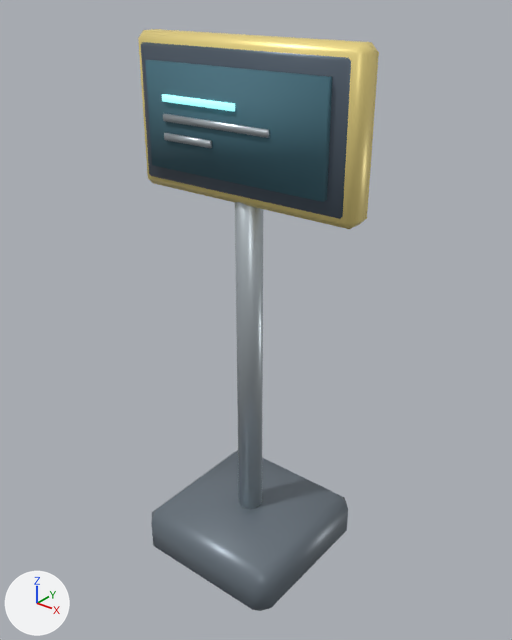
An edit to the glTF model assets/props/safety_sign_standard.glb, drawn before and after from the same camera.
Both versions are drawn from a 50 mm camera at (1.359, -1.664, 2.011) aimed at (0.007, 0.026, 0.963). The lights are fixed; the arrows at lower left show +X, +Y and +Z. The older version comes first. Where no turn or scale is listed for an object, it has been applied to the vertices.

The first picture shows 'Base_dark', 'Body_black', 'Pole_steel', 'ScreenGraphics_glow', 'ScreenGraphics_steel', 'SignScreen_screen', 'Sign_yellow'.
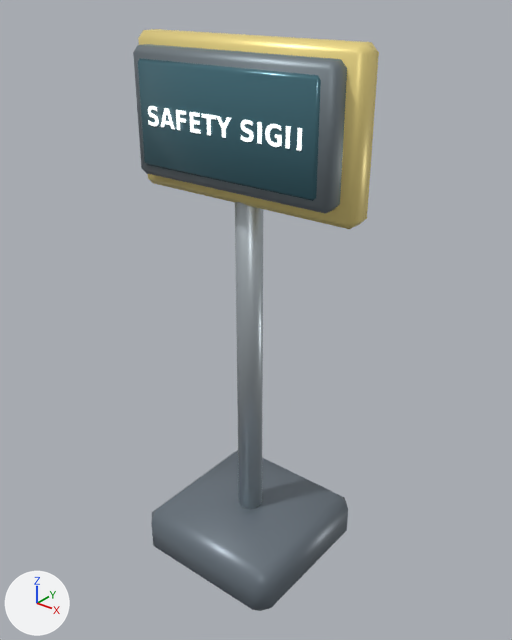
The change in detail:
Material 'white' (mat_white) is new.
Its base color is (0.906, 0.941, 0.929) (white #f4f8f7).
Its roughness is 0.38.
Its emission color is (0.679, 0.706, 0.697) (light grey #d7dbd9).
Its emission strength is 1.0.
Material 'glass' (mat_glass) is new.
Its base color is (0.0627, 0.173, 0.216) (cyan #477380).
Its metallic is 0.28.
Its roughness is 0.2.
Material 'frame' (mat_frame) is new.
Its base color is (0.224, 0.267, 0.294) (grey #828d94).
Its metallic is 0.65.
Its roughness is 0.49.
Mesh me_typelabel_white is new.
It has 207 vertices, 188 faces and spans x -0.287..0.287, y -0.134, z 1.598..1.658.
It uses material mat_white (white #f4f8f7, glowing light grey #d7dbd9).
Mesh me_signplate_glass is new.
It has 24 vertices, 44 faces and spans x -0.33..0.33, y -0.13..-0.086, z 1.468..1.788.
It uses material mat_glass (cyan #477380).
Mesh me_screenmount_frame is new.
It has 24 vertices, 44 faces and spans x -0.368..0.368, y -0.12..0.02, z 1.433..1.823.
It uses material mat_frame (grey #828d94).
Object 'Body_black' (ob_body_black) is deleted.
Object 'SignScreen_screen' (ob_signscreen_screen) is deleted.
Object 'ScreenGraphics_glow' (ob_screengraphics_glow) is deleted.
Object 'ScreenGraphics_steel' (ob_screengraphics_steel) is deleted.
Object 'TypeLabel_white' (ob_typelabel_white) is new; it shows me_typelabel_white.
Its location is (0.0, 0.0, 0.0).
Object 'SignPlate_glass' (ob_signplate_glass) is new; it shows me_signplate_glass.
Its location is (0.0, 0.0, 0.0).
Object 'ScreenMount_frame' (ob_screenmount_frame) is new; it shows me_screenmount_frame.
Its location is (0.0, 0.0, 0.0).

Location of each change, (x1, y1, x2, y2) in pixels of the pictures (512 x 640 px):
'SignScreen_screen', deleted (cyan): before (145, 60, 332, 202)
'SignPlate_glass', added (cyan): after (138, 59, 321, 201)
'ScreenMount_frame', added: after (133, 44, 347, 213)
'Body_black', deleted: before (141, 42, 351, 219)
'TypeLabel_white', added: after (148, 106, 302, 151)
'ScreenGraphics_steel', deleted: before (163, 114, 270, 148)
'ScreenGraphics_glow', deleted (cyan): before (162, 94, 235, 111)
